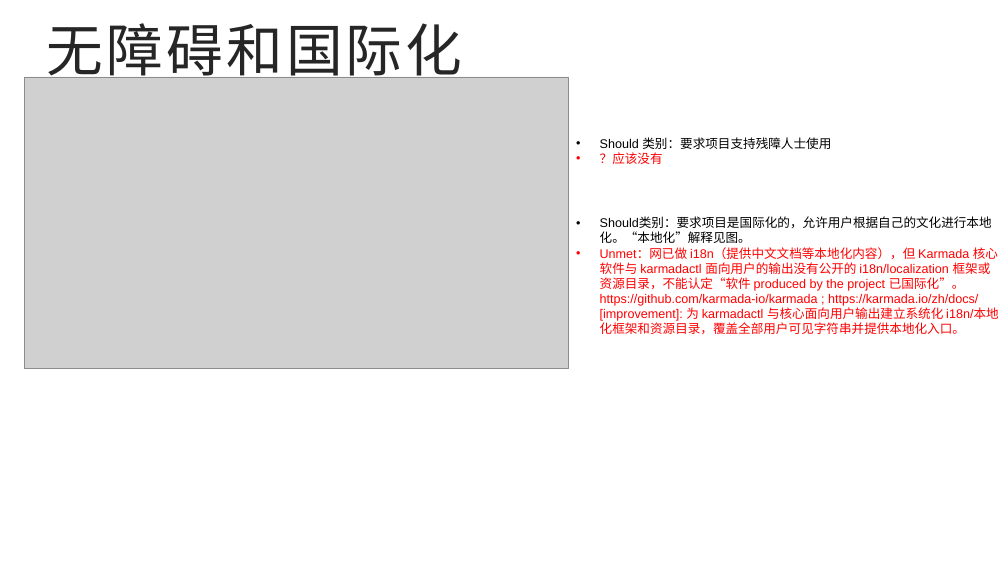
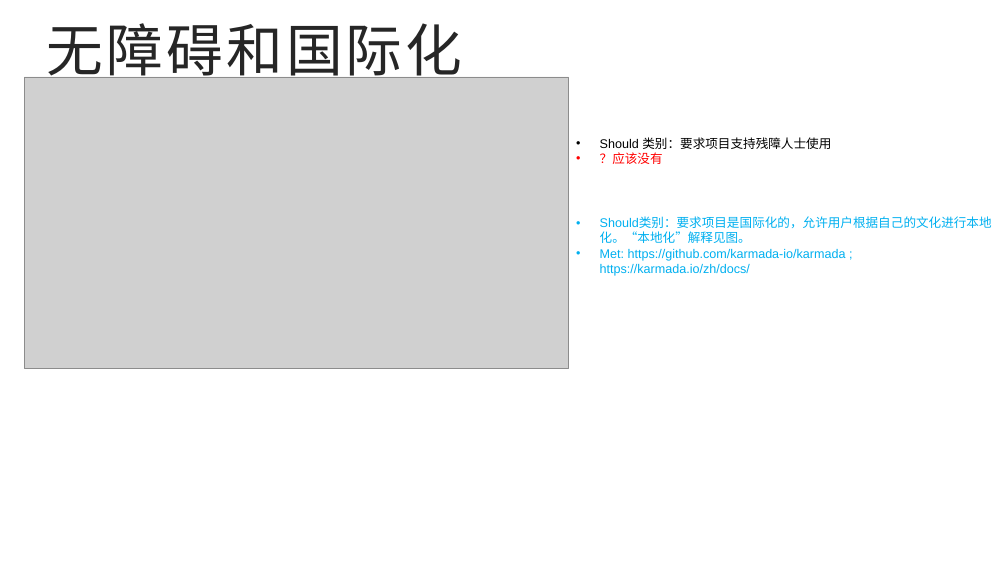
Before and after one commit to FengyuanYin/openssl_best_practice_verification, a slide deck: slide 8 of Karmada OpenSSF Best Practices Silver.pptx. Drawn at 1008x567 pixels with LibreOffice and Linux fonts; fonts in the diff are those of the drawing; grey boxes stand for pictures. Boxes give left, top, right and bottom in pixels: in the first picture for what was removed or moved away, otherwise in the second. Text is boxed around its words. In the diff, an @@ line names an element or a change of style, - is before the commit and + after.

```diff
--- a/Karmada OpenSSF Best Practices Silver.pptx
+++ b/Karmada OpenSSF Best Practices Silver.pptx
@@ text at <box>600,217,992,243</box>: text colour #000000 to #00B0F0 in "Should类别：要求项目是国际化的，允许用户根据自己的文化进行本地化。“本地化”解释见图。" @@
@@ text at <box>600,249,846,276</box>: text changed; text colour #FF0000 to #00B0F0 @@
-• Unmet：网已做 i18n（提供中文文档等本地化内容），但 Karmada 核心软件与 karmadactl 面向用户的输出没有公开的 i18n/localization 框架或资源目录，不能认定“软件 produced by the project 已国际化”。https://github.com/karmada-io/karmada ; https://karmada.io/zh/docs/ [improvement]: 为 karmadactl 与核心面向用户输出建立系统化 i18n/本地化框架和资源目录，覆盖全部用户可见字符串并提供本地化入口。
+• Met: https://github.com/karmada-io/karmada ; https://karmada.io/zh/docs/
```
Also in this commit, not shown: 9 other slides changed.
